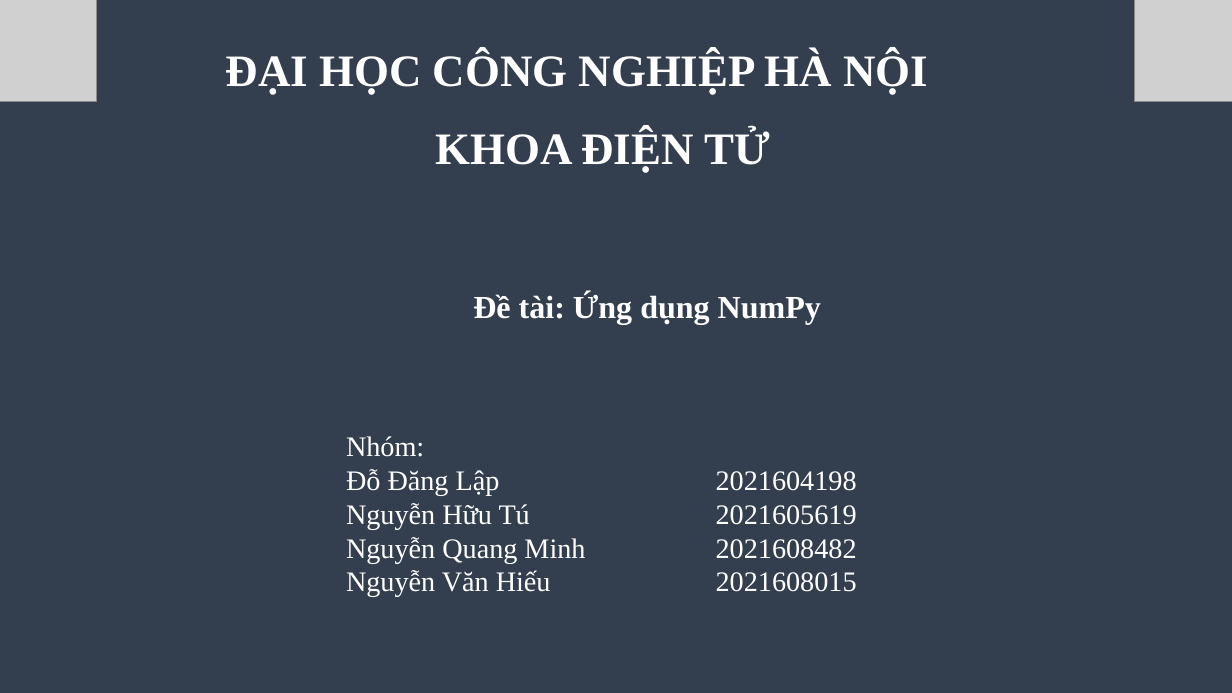
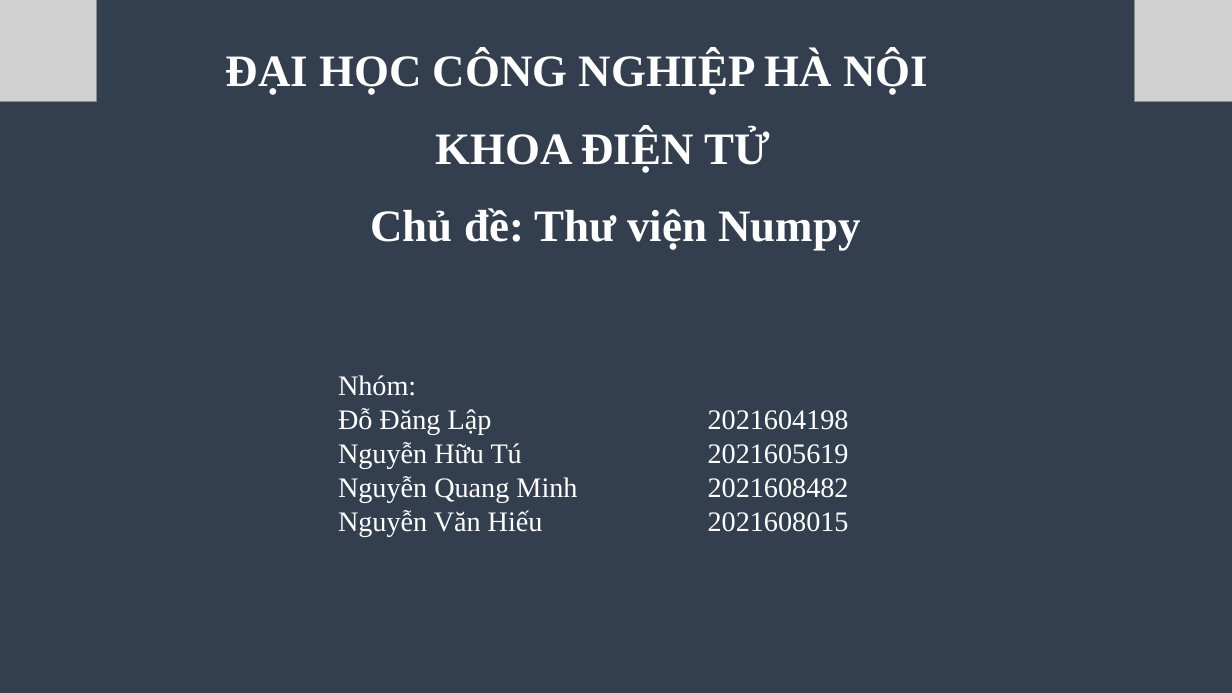
Before and after one commit to Toilaminh03/Numpy_PMMNM, a slide deck: slide 1 of tuan2.pptx. Drawn at 1232x693 pixels with LibreOffice and Linux fonts; fonts in the diff are those of the drawing; grey boxes stand for pictures. Boxes give left, top, right and bottom in pixels: in the first picture for what was removed or moved away, otherwise in the second. Text is boxed around its words. In the diff, an @@ line names an element or a change of style, - is before the commit and + after.

Commit message:
Final Numpy

```diff
--- a/tuan2.pptx
+++ b/tuan2.pptx
@@ text at (371, 208, 861, 251): text changed; size 25 to 35 pt @@
-Đề tài: Ứng dụng NumPy
+Chủ đề: Thư viện Numpy
@@ text "Nhóm:": place and size @@
-text "Nhóm:" at (346, 436, 857, 597)
+text "Nhóm:" at (338, 375, 849, 536)
```
Also in this commit, not shown: 2 other slides changed, 10 slides added.
